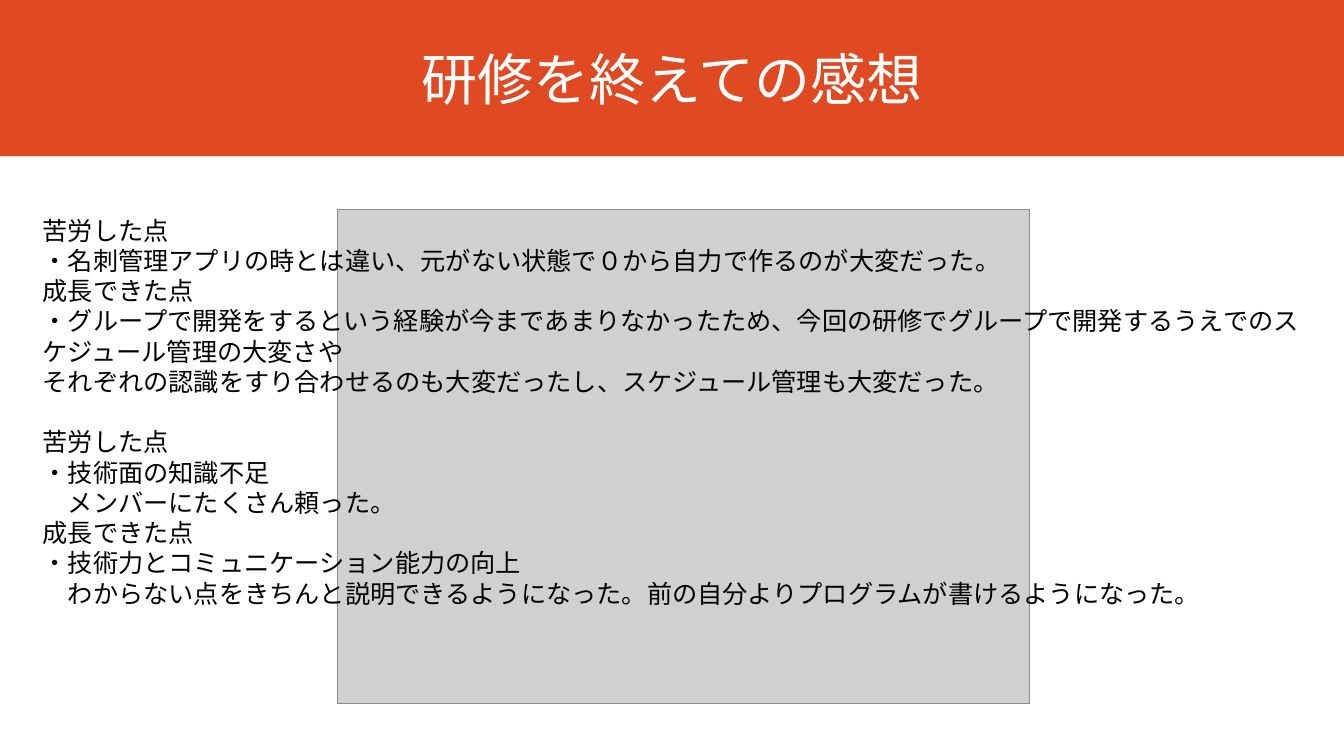
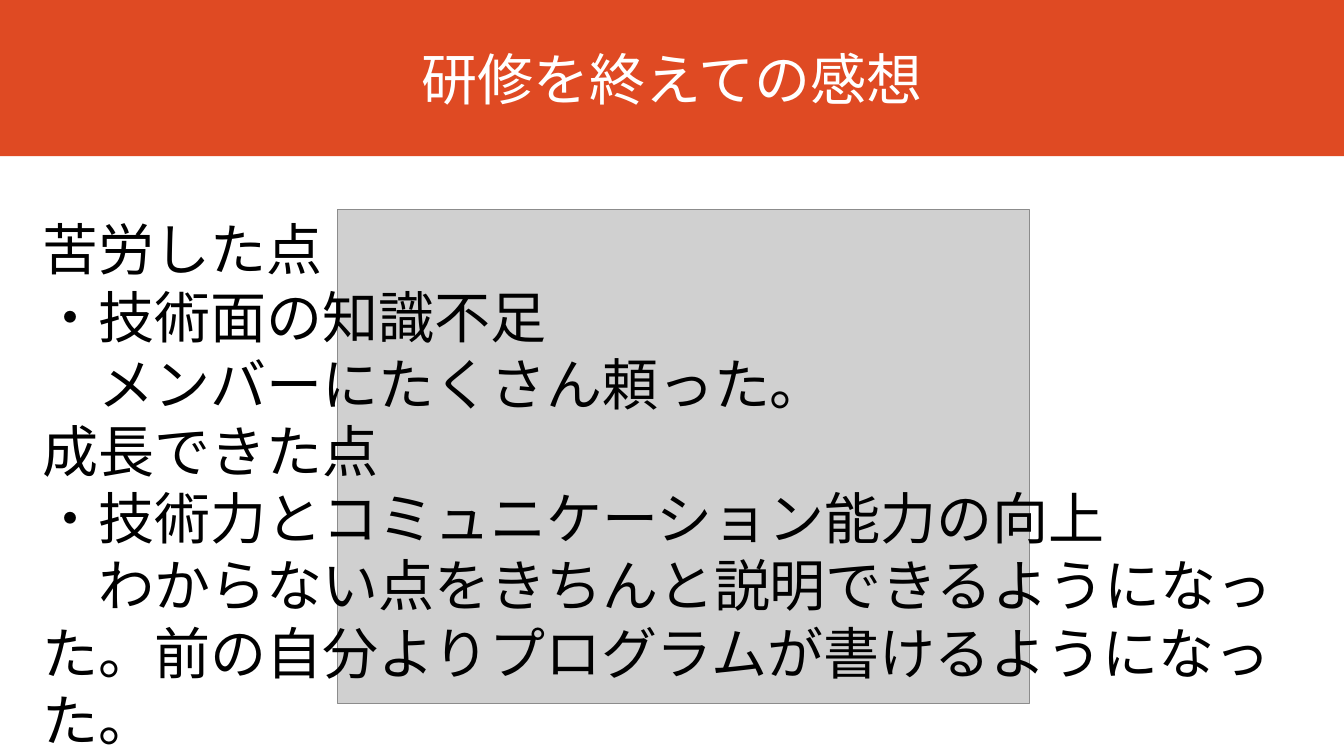
Before and after one commit to dojo2023/B-3, a slide deck: slide 12 of doc/B3_発表資料.pptx (slide 7 before the commit). Drawn at 1344x756 pixels with LibreOffice and Linux fonts; fonts in the diff are those of the drawing; grey boxes stand for pictures. Boxes give left, top, right and bottom in pixels: in the first picture for what was removed or moved away, otherwise in the second. Text is boxed around its words. In the diff, an @@ line names an element or a change of style, - is before the commit and + after.

```diff
--- a/doc/B3_発表資料.pptx
+++ b/doc/B3_発表資料.pptx
@@ text "苦労した点" at (43, 223, 1273, 745): size 18 to 40 pt @@
@@ text at (43, 218, 1299, 397): paragraphs removed @@
-苦労した点
-・名刺管理アプリの時とは違い、元がない状態で０から自力で作るのが大変だった。
-成長できた点
-・グループで開発をするという経験が今まであまりなかったため、今回の研修でグループで開発するうえでのスケジュール管理の大変さや
-それぞれの認識をすり合わせるのも大変だったし、スケジュール管理も大変だった。
```
Also in this commit, not shown: 2 other slides changed, 8 slides added.
